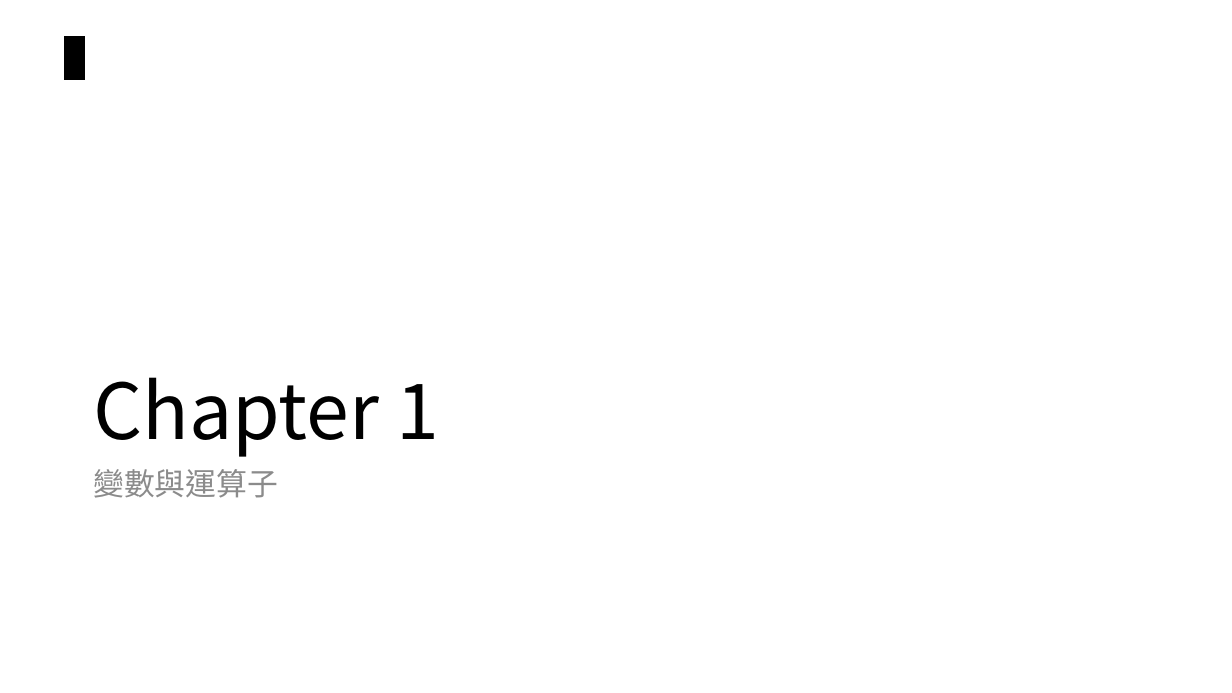
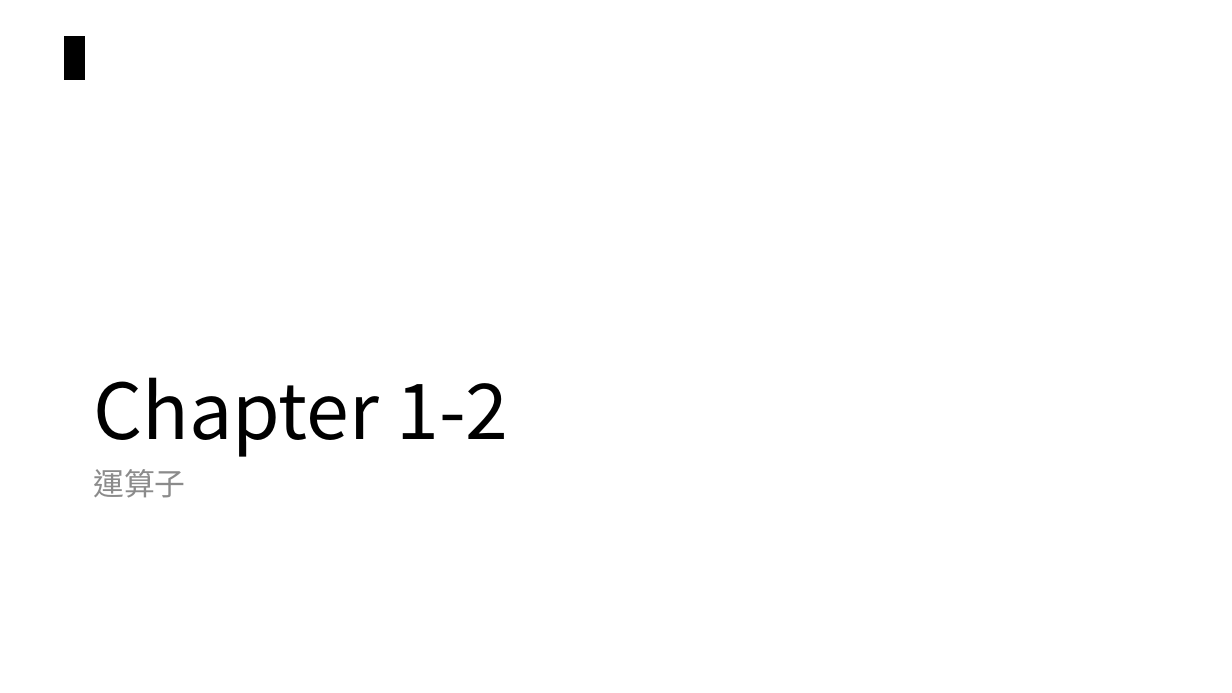
Before and after one commit to chiachin-yen/NCKU_workshop_2018, a slide deck: slide 36 of 2018_Eink工作營.pptx (slide 33 before the commit). Drawn at 1232x693 pixels with LibreOffice and Linux fonts; fonts in the diff are those of the drawing. Boxes give left, top, right and bottom in pixels: in the first picture for what was removed or moved away, otherwise in the second. Text is boxed around its words. In the diff, an @@ line names an element or a change of style, - is before the commit and + after.

```diff
--- a/2018_Eink工作營.pptx
+++ b/2018_Eink工作營.pptx
@@ title at box(93, 377, 509, 457): text changed @@
-Chapter 1
+Chapter 1-2
@@ text at box(93, 469, 185, 498): text changed @@
-變數與運算子
+運算子
```
Also in this commit, not shown: 13 other slides changed, 5 slides added.
